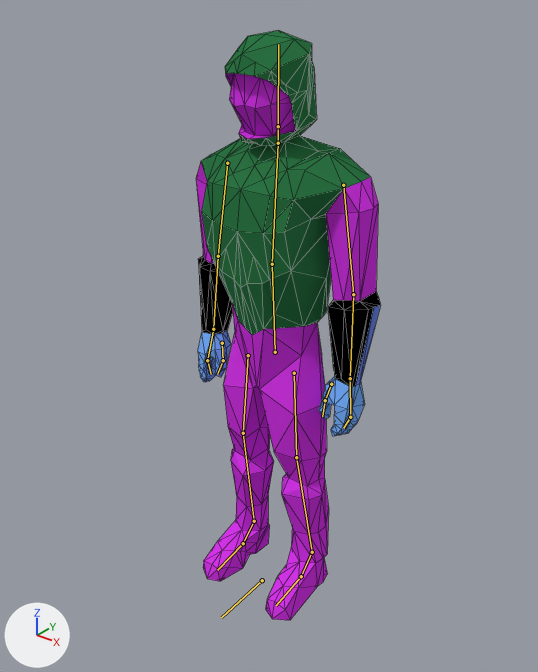
An edit to the Blender file ProjectLuna/Assets/Models/enemy/anim_enemy_grunt.blend, drawn before and after from the same camera.
Camera for both pictures: a 50 mm lens placed at (17.1, -20.9, 25.9), pointed at (0.2, 0.3, 12.8). The lights are fixed; the arrows at lower left show +X, +Y and +Z. The bones that bend it are drawn over the model as lines. Mesh edges are drawn as thin lines.
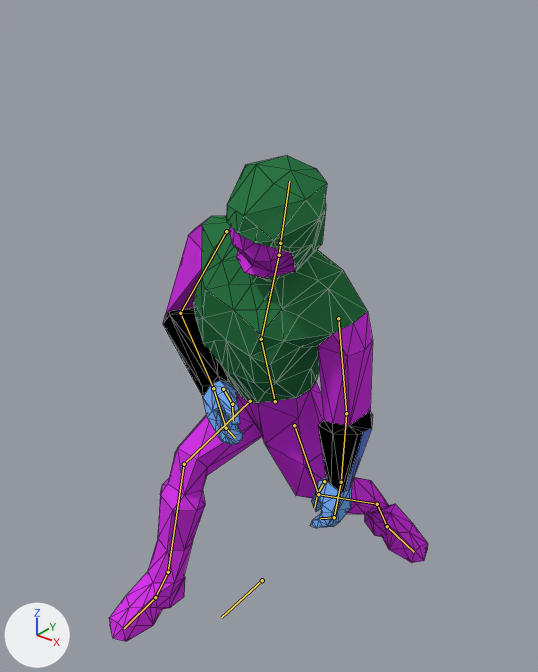
The newer file adds an action. The first version stands in its rest pose; the second is drawn at frame 21 of the action 'IDLE'.

The change in detail:
Bone 'lower.back' (bone_lower_back) moves from (0.0, 0.0, 0.0) to (0.0, -0.61, -0.03).
Bone 'lower.back' (bone_lower_back) turns from (0, 0, 0) to (-18, 0, 6) degrees about its own x, y and z.
Bone 'upper.back' (bone_upper_back) turns from (0, 0, 0) to (1, -4, -16) degrees about its own x, y and z.
Bone 'upper.arm.L' (bone_upper_arm_l) turns from (0, 0, 0) to (16, 5, -7) degrees about its own x, y and z.
Bone 'hand_1.L' (bone_hand_1_l) turns from (0, 0, 0) to (8, -2, -11) degrees about its own x, y and z.
Bone 'hand_2.L' (bone_hand_2_l) turns from (0, 0, 0) to (32, -15, -5) degrees about its own x, y and z.
Bone 'upper.arm.R' (bone_upper_arm_r) turns from (0, 0, 0) to (3, -1, -29) degrees about its own x, y and z.
Bone 'lower.arm.R' (bone_lower_arm_r) turns from (0, 0, 0) to (46, -3, 53) degrees about its own x, y and z.
Bone 'leg_control.L' (bone_leg_control_l) moves from (0.0, 0.0, 0.0) to (0.0, -1.16, 0.01).
Bone 'leg_control.L' (bone_leg_control_l) turns from (0, 0, 0) to (0, 0, -75) degrees about its own x, y and z.
Bone 'leg_control.R' (bone_leg_control_r) moves from (0.0, 0.0, 0.0) to (-0.2, 1.3, -0.01).

Boxes [x1, y1, x2, y2] around the edits, measured in the pictures (538 x 672 px):
'Cube', posed (72% wider, 18% shorter): before [196, 30, 381, 620]; after [109, 155, 428, 641]
bone 'lower.back', root to tip: before (275, 352) to (272, 264); after (275, 401) to (261, 339)
bone 'upper.back', root to tip: before (272, 264) to (278, 143); after (261, 339) to (279, 255)
bone 'upper.arm.L', root to tip: before (343, 185) to (353, 294); after (338, 318) to (346, 413)
bone 'hand_1.L', root to tip: before (350, 378) to (350, 417); after (341, 482) to (334, 517)
bone 'hand_2.L', root to tip: before (350, 417) to (343, 428); after (334, 517) to (320, 518)
bone 'upper.arm.R', root to tip: before (227, 163) to (218, 256); after (226, 231) to (180, 313)
bone 'lower.arm.R', root to tip: before (218, 256) to (213, 329); after (180, 313) to (213, 388)
